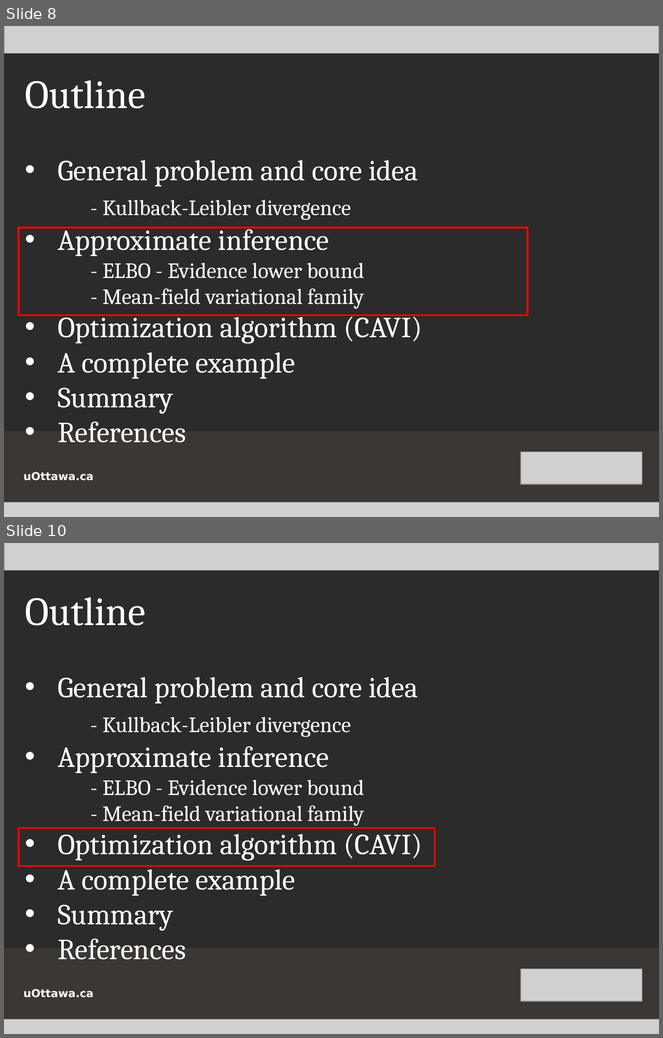
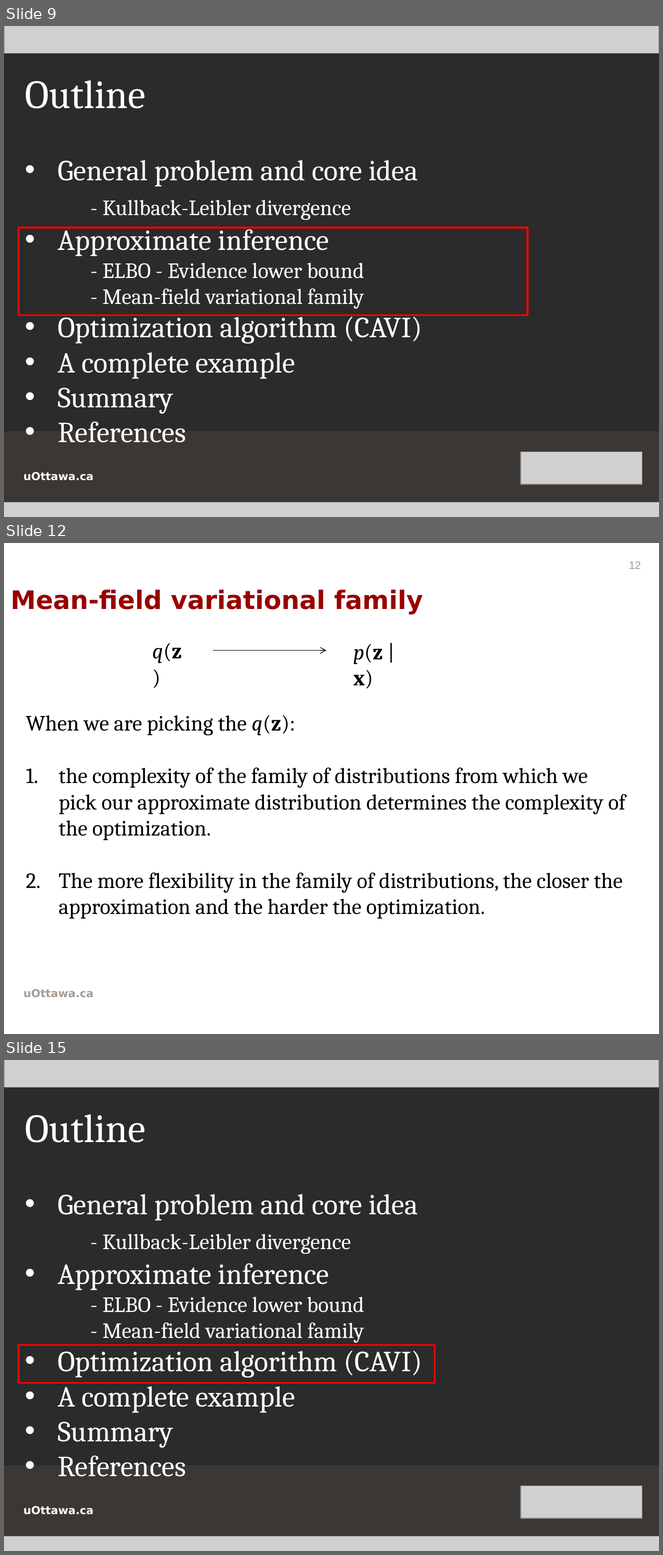
Before and after one commit to wwwmonsterlam/GraphicModelClassifierProject, a slide deck: presentationi.pptx. Shown one above the other, each under a label of ours: slides 8 and 10 before the commit, slides 9, 12 and 15 after it; the slides between them are not shown. The pictures are 663x1038 and 663x1555 pixels, drawn with LibreOffice and Linux fonts; fonts in the diff are those of the drawing; grey boxes stand for pictures; background and template pictures are left out; a plain dark background stands for a picture behind light text. Boxes give left, top, right and bottom in pixels: in the first picture for what was removed or moved away, otherwise in the second. Text is boxed around its words. In the diff, an @@ line names an element or a change of style, - is before the commit and + after.

```diff
--- a/presentationi.pptx
+++ b/presentationi.pptx
@@ slide 12 added at [4,543,659,1034], background picture (left out) @@
@@ page number added at [629,561,641,569], 12 pt, text #A69C95 @@
+12
@@ title added at [11,589,423,615], 28 pt, text #990000, bold @@
+Mean-field variational family
@@ text added at [152,643,182,664], 24 pt, text #000000 @@
+q(z)
@@ arrow added from (213, 651) to (326, 651), #000000 0.75 pt @@
@@ text added at [353,644,383,689], 24 pt, text #000000 @@
+p(z | x)
@@ text added at [26,715,625,919], 24 pt, text #000000 @@
+When we are picking the q(z):
+1. the complexity of the family of distributions from which we pick our approximate distribution determines the complexity of the optimization.
+2. The more flexibility in the family of distributions, the closer the approximation and the harder the optimization.
@@ text added at [23,989,93,997], 12 pt, text #A69C95, bold @@
+uOttawa.ca
@@ what was slide 8 is now slide 9 @@
@@ what was slide 10 is now slide 15 @@
```
Also in this commit, not shown: 3 slides changed, 7 other slides added.
